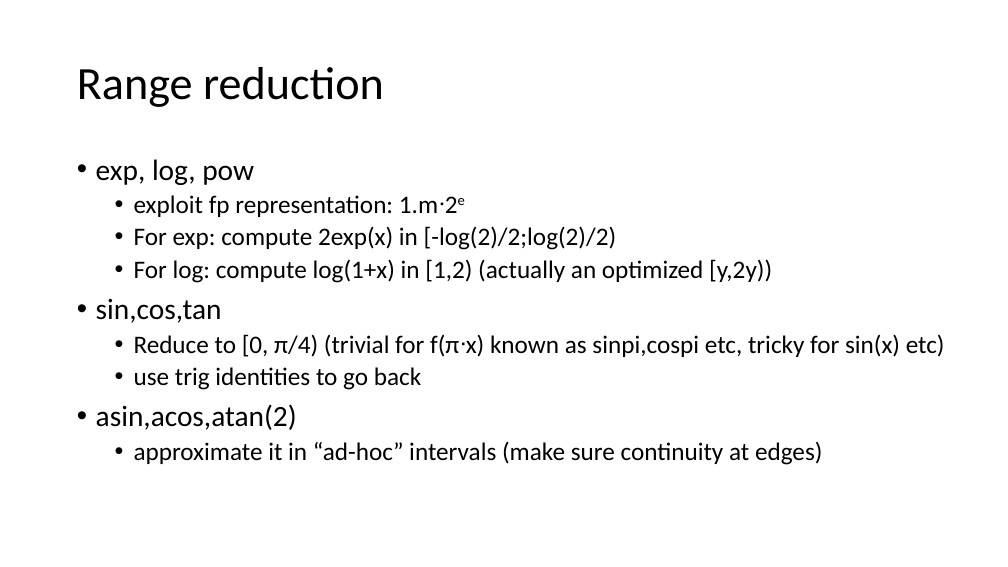
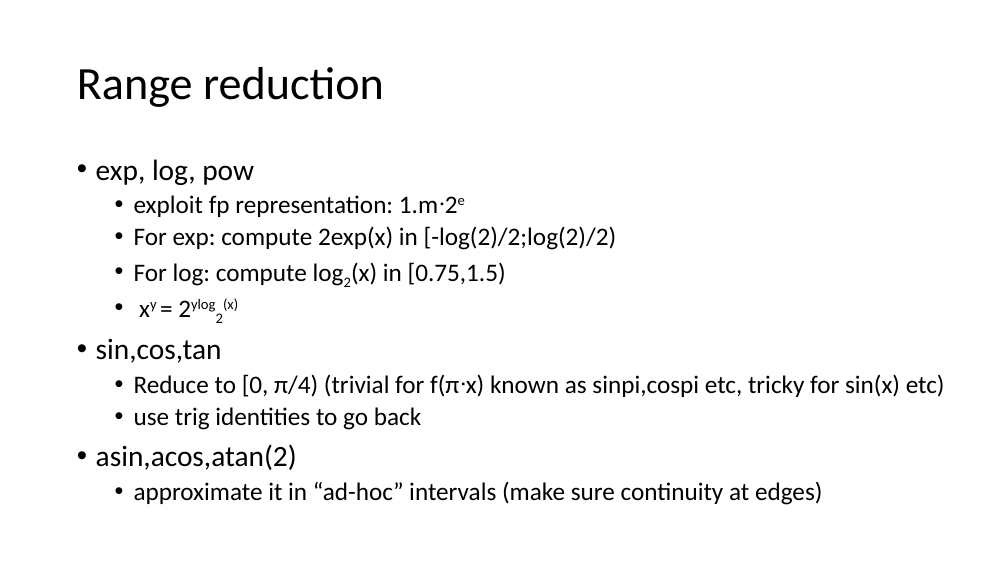
Before and after one commit to VinInn/FPCourse, a slide deck: slide 29 of Slides/FPforScientist.pptx. Drawn at 1008x567 pixels with LibreOffice and Linux fonts; fonts in the diff are those of the drawing. Boxes give left, top, right and bottom in pixels: in the first picture for what was removed or moved away, otherwise in the second. Text is boxed around its words. In the diff, an @@ line names an element or a change of style, - is before the commit and + after.

```diff
--- a/Slides/FPforScientist.pptx
+++ b/Slides/FPforScientist.pptx
@@ text at box(134, 262, 506, 323): text changed @@
-  • For log: compute log(1+x) in [1,2) (actually an optimized [y,2y))
+  • For log: compute log2(x) in [0.75,1.5)
+  • xy = 2ylog2(x)
```
Also in this commit, not shown: 1 other slide changed, 1 slide added.
